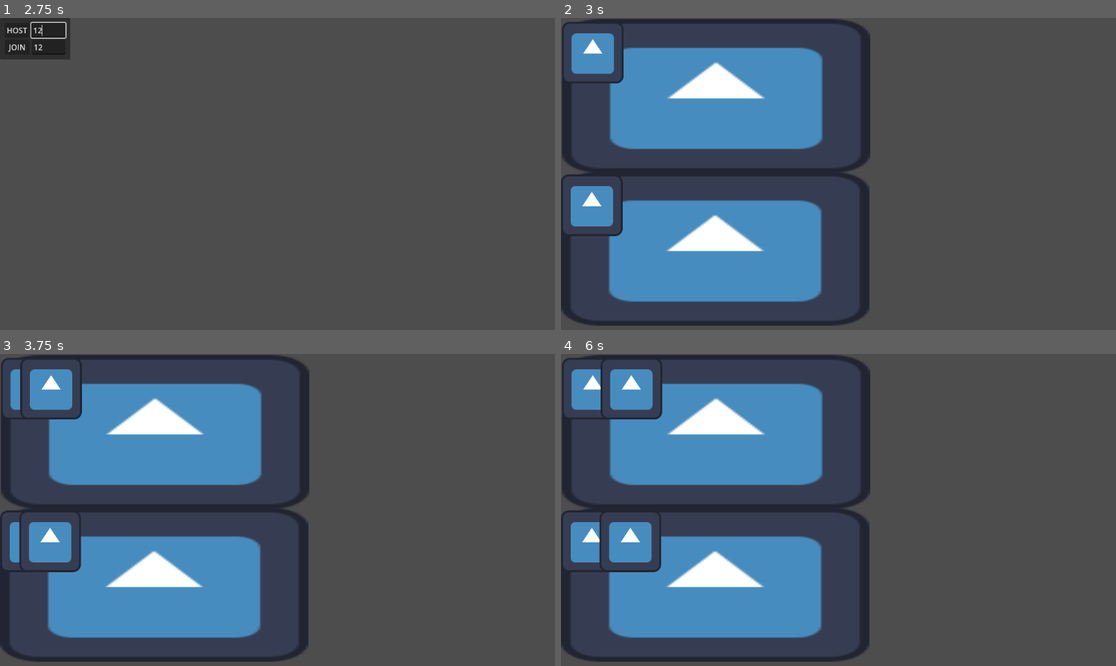
Above: before the commit, frames 1-4 (two rows, left to right).
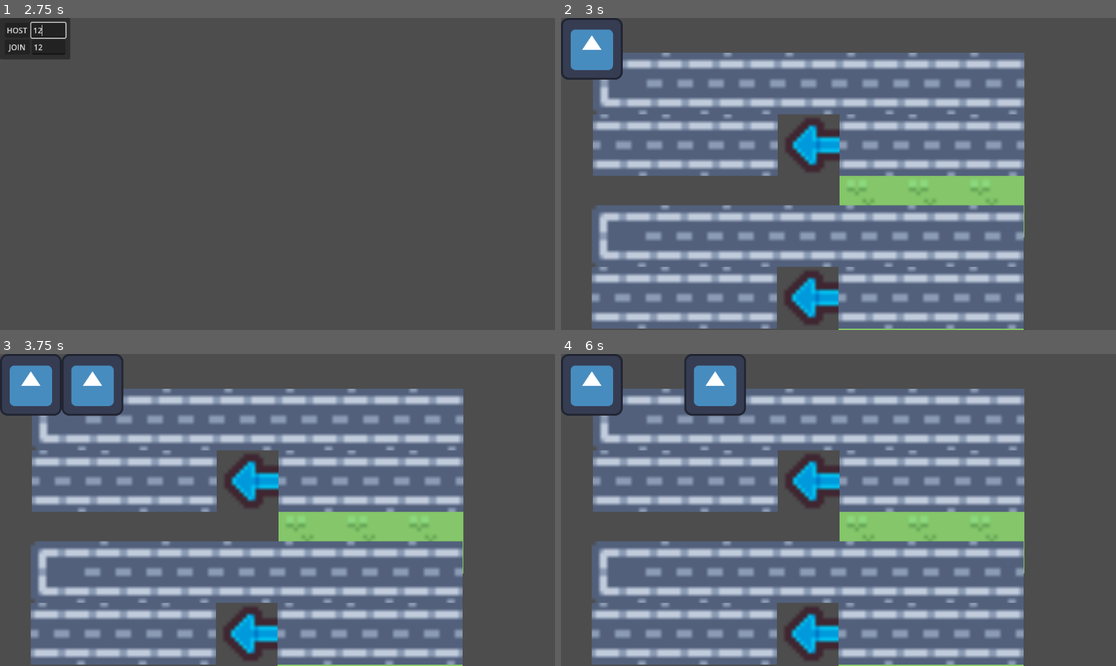
Above: after the commit, the same moments.

Repository: BYU-GameDevClub/ThreeSquareSquires
Game: Godot game, scene res://main.tscn
The game is run twice, just before and just after one commit, with the same random seed, the same clock (stepped at 60 frames per second) and the same inputs. The engine's default icon, where the game draws it, is replaced by a stand-in: a white triangle on a blue panel in a dark square.
Inputs (mouse positions are in pixels of both pictures, inside the frame that each line leads up to):
- Up to frame 1 (2.75 s): click (49, 46) at 0.52 s; type "12" at 0.6 s; click "HOST" at 1.25 s; click (49, 30) at 2.02 s; type "12" at 2.1 s
- Up to frame 2 (3 s): click "JOIN" at 2.75 s
- Up to frame 3 (3.75 s): tap Enter (select) at 3.5 s; hold Right (move_right) from 3.53 s (still down); tap Z (return) at 3.6 s
- Up to frame 4 (6 s): tap Space at 4.25, 5.75 s; release Right (move_right) at 4.28 s; hold Down (move_down) 4.28-5.03 s; tap Z (return) at 4.35, 5.3, 5.85 s; tap Enter (select) at 5, 5.1 s; hold Right (move_right) 5.03-5.78 s; hold Up (move_up) from 5.78 s (still down)

Frame 1 is identical in both runs. In frame 2, 68% of the frame differs, in the area x 0-84%, y 0-100%; in frame 3, 69%; in frame 4, 69%.

Commit message:
TestBoard
Added a test tileset and set up the player on the board so it looks nice.

Diff:
--- a/Board/Board.gd
+++ b/Board/Board.gd
@@ -24,10 +24,13 @@
 #Variables related to the board and size
 @export var boardHeight = 7
 @export var boardWidth = 20
-var tileSize = 50
+var tileSize
 var board = create2dArray(boardHeight,boardWidth)
 
 func _ready():
+	tileSize = $Tiles.tile_set.tile_size.x*$Tiles.scale.x
+	print(tileSize)
+	$Player.rready()
 	board[1][1]=wall
 
 func RegisterPlayer():
@@ -37,3 +40,9 @@
 #For updating different location during the game loop
 func updateLocation(type,Coord):
 	board[Coord.x][Coord.y]=type
+
+func BtoW(board):
+	var new = Vector2()
+	new.x = board.x*tileSize+tileSize/2
+	new.y = board.y*tileSize+tileSize/2
+	return new
--- a/Board/MainBoard.tscn
+++ b/Board/MainBoard.tscn
@@ -1,21 +1,424 @@
-[gd_scene load_steps=5 format=3 uid="uid://b3u8iltl6d8uy"]
+[gd_scene load_steps=8 format=3 uid="uid://b3u8iltl6d8uy"]
 
 [ext_resource type="Script" path="res://Board/Board.gd" id="1_fiv6t"]
-[ext_resource type="Texture2D" uid="uid://d0bpb0o04wvj0" path="res://icon.svg" id="2_jc4em"]
+[ext_resource type="Texture2D" uid="uid://bsjm8cuivmkyv" path="res://Board/tilemap.png" id="2_6bmx6"]
 [ext_resource type="PackedScene" uid="uid://dp2eqonwbpe3s" path="res://Player/Player.tscn" id="2_taw3m"]
+[ext_resource type="Texture2D" uid="uid://c2qltf8jpojkn" path="res://Board/tilemap_packed.png" id="3_cidkm"]
+
+[sub_resource type="TileSetAtlasSource" id="TileSetAtlasSource_8nj4a"]
+texture = ExtResource("2_6bmx6")
+separation = Vector2i(1, 1)
+0:0/0 = 0
+1:0/0 = 0
+2:0/0 = 0
+3:0/0 = 0
+0:1/0 = 0
+1:1/0 = 0
+2:1/0 = 0
+3:1/0 = 0
+5:2/0 = 0
+5:3/0 = 0
+7:4/0 = 0
+8:4/0 = 0
+9:5/0 = 0
+10:5/0 = 0
+11:5/0 = 0
+12:6/0 = 0
+13:7/0 = 0
+14:7/0 = 0
+15:8/0 = 0
+16:8/0 = 0
+17:8/0 = 0
+17:9/0 = 0
+17:10/0 = 0
+4:0/0 = 0
+5:0/0 = 0
+6:0/0 = 0
+7:0/0 = 0
+8:0/0 = 0
+9:0/0 = 0
+10:0/0 = 0
+11:0/0 = 0
+12:0/0 = 0
+13:0/0 = 0
+14:0/0 = 0
+15:0/0 = 0
+16:0/0 = 0
+17:0/0 = 0
+4:1/0 = 0
+5:1/0 = 0
+6:1/0 = 0
+7:1/0 = 0
+8:1/0 = 0
+9:1/0 = 0
+10:1/0 = 0
+11:1/0 = 0
+12:1/0 = 0
+13:1/0 = 0
+14:1/0 = 0
+15:1/0 = 0
+16:1/0 = 0
+17:1/0 = 0
+0:2/0 = 0
+1:2/0 = 0
+2:2/0 = 0
+3:2/0 = 0
+4:2/0 = 0
+6:2/0 = 0
+7:2/0 = 0
+8:2/0 = 0
+9:2/0 = 0
+10:2/0 = 0
+11:2/0 = 0
+12:2/0 = 0
+13:2/0 = 0
+14:2/0 = 0
+15:2/0 = 0
+16:2/0 = 0
+17:2/0 = 0
+0:3/0 = 0
+1:3/0 = 0
+2:3/0 = 0
+3:3/0 = 0
+4:3/0 = 0
+6:3/0 = 0
+7:3/0 = 0
+8:3/0 = 0
+9:3/0 = 0
+10:3/0 = 0
+11:3/0 = 0
+12:3/0 = 0
+13:3/0 = 0
+14:3/0 = 0
+15:3/0 = 0
+16:3/0 = 0
+17:3/0 = 0
+0:4/0 = 0
+1:4/0 = 0
+2:4/0 = 0
+3:4/0 = 0
+4:4/0 = 0
+5:4/0 = 0
+6:4/0 = 0
+9:4/0 = 0
+10:4/0 = 0
+11:4/0 = 0
+12:4/0 = 0
+13:4/0 = 0
+14:4/0 = 0
+15:4/0 = 0
+16:4/0 = 0
+17:4/0 = 0
+0:5/0 = 0
+1:5/0 = 0
+2:5/0 = 0
+3:5/0 = 0
+4:5/0 = 0
+5:5/0 = 0
+6:5/0 = 0
+7:5/0 = 0
+8:5/0 = 0
+12:5/0 = 0
+13:5/0 = 0
+14:5/0 = 0
+15:5/0 = 0
+16:5/0 = 0
+17:5/0 = 0
+0:6/0 = 0
+1:6/0 = 0
+2:6/0 = 0
+3:6/0 = 0
+4:6/0 = 0
+5:6/0 = 0
+6:6/0 = 0
+7:6/0 = 0
+8:6/0 = 0
+9:6/0 = 0
+10:6/0 = 0
+11:6/0 = 0
+13:6/0 = 0
+14:6/0 = 0
+15:6/0 = 0
+16:6/0 = 0
+17:6/0 = 0
+0:7/0 = 0
+1:7/0 = 0
+2:7/0 = 0
+3:7/0 = 0
+4:7/0 = 0
+5:7/0 = 0
+6:7/0 = 0
+7:7/0 = 0
+8:7/0 = 0
+9:7/0 = 0
+10:7/0 = 0
+11:7/0 = 0
+12:7/0 = 0
+15:7/0 = 0
+16:7/0 = 0
+17:7/0 = 0
+0:8/0 = 0
+1:8/0 = 0
+2:8/0 = 0
+3:8/0 = 0
+4:8/0 = 0
+5:8/0 = 0
+6:8/0 = 0
+7:8/0 = 0
+8:8/0 = 0
+9:8/0 = 0
+10:8/0 = 0
+11:8/0 = 0
+12:8/0 = 0
+13:8/0 = 0
+14:8/0 = 0
+0:9/0 = 0
+1:9/0 = 0
+2:9/0 = 0
+3:9/0 = 0
+4:9/0 = 0
+5:9/0 = 0
+6:9/0 = 0
+7:9/0 = 0
+8:9/0 = 0
+9:9/0 = 0
+10:9/0 = 0
+11:9/0 = 0
+12:9/0 = 0
+13:9/0 = 0
+14:9/0 = 0
+15:9/0 = 0
+16:9/0 = 0
+0:10/0 = 0
+1:10/0 = 0
+2:10/0 = 0
+3:10/0 = 0
+4:10/0 = 0
+5:10/0 = 0
+6:10/0 = 0
+7:10/0 = 0
+8:10/0 = 0
+9:10/0 = 0
+10:10/0 = 0
+11:10/0 = 0
+12:10/0 = 0
+13:10/0 = 0
+14:10/0 = 0
+15:10/0 = 0
+16:10/0 = 0
+
+[sub_resource type="TileSetAtlasSource" id="TileSetAtlasSource_oj746"]
+texture = ExtResource("3_cidkm")
+0:0/0 = 0
+1:0/0 = 0
+2:0/0 = 0
+3:0/0 = 0
+4:0/0 = 0
+5:0/0 = 0
+6:0/0 = 0
+7:0/0 = 0
+8:0/0 = 0
+9:0/0 = 0
+10:0/0 = 0
+11:0/0 = 0
+12:0/0 = 0
+13:0/0 = 0
+14:0/0 = 0
+15:0/0 = 0
+16:0/0 = 0
+17:0/0 = 0
+0:1/0 = 0
+1:1/0 = 0
+2:1/0 = 0
+3:1/0 = 0
+4:1/0 = 0
+5:1/0 = 0
+6:1/0 = 0
+7:1/0 = 0
+8:1/0 = 0
+9:1/0 = 0
+10:1/0 = 0
+11:1/0 = 0
+12:1/0 = 0
+13:1/0 = 0
+14:1/0 = 0
+15:1/0 = 0
+16:1/0 = 0
+17:1/0 = 0
+0:2/0 = 0
+1:2/0 = 0
+2:2/0 = 0
+3:2/0 = 0
+4:2/0 = 0
+5:2/0 = 0
+6:2/0 = 0
+7:2/0 = 0
+8:2/0 = 0
+9:2/0 = 0
+10:2/0 = 0
+11:2/0 = 0
+12:2/0 = 0
+13:2/0 = 0
+14:2/0 = 0
+15:2/0 = 0
+16:2/0 = 0
+17:2/0 = 0
+0:3/0 = 0
+1:3/0 = 0
+2:3/0 = 0
+3:3/0 = 0
+4:3/0 = 0
+5:3/0 = 0
+6:3/0 = 0
+7:3/0 = 0
+8:3/0 = 0
+9:3/0 = 0
+10:3/0 = 0
+11:3/0 = 0
+12:3/0 = 0
+13:3/0 = 0
+14:3/0 = 0
+15:3/0 = 0
+16:3/0 = 0
+17:3/0 = 0
+0:4/0 = 0
+1:4/0 = 0
+2:4/0 = 0
+3:4/0 = 0
+4:4/0 = 0
+5:4/0 = 0
+6:4/0 = 0
+7:4/0 = 0
+8:4/0 = 0
+9:4/0 = 0
+10:4/0 = 0
+11:4/0 = 0
+12:4/0 = 0
+13:4/0 = 0
+14:4/0 = 0
+15:4/0 = 0
+16:4/0 = 0
+17:4/0 = 0
+0:5/0 = 0
+1:5/0 = 0
+2:5/0 = 0
+3:5/0 = 0
+4:5/0 = 0
+5:5/0 = 0
+6:5/0 = 0
+7:5/0 = 0
+8:5/0 = 0
+9:5/0 = 0
+10:5/0 = 0
+11:5/0 = 0
+12:5/0 = 0
+13:5/0 = 0
+14:5/0 = 0
+15:5/0 = 0
+16:5/0 = 0
+17:5/0 = 0
+0:6/0 = 0
+1:6/0 = 0
+2:6/0 = 0
+3:6/0 = 0
+4:6/0 = 0
+5:6/0 = 0
+6:6/0 = 0
+7:6/0 = 0
+8:6/0 = 0
+9:6/0 = 0
+10:6/0 = 0
+11:6/0 = 0
+12:6/0 = 0
+13:6/0 = 0
+14:6/0 = 0
+15:6/0 = 0
+16:6/0 = 0
+17:6/0 = 0
+0:7/0 = 0
+1:7/0 = 0
+2:7/0 = 0
+3:7/0 = 0
+4:7/0 = 0
+5:7/0 = 0
+6:7/0 = 0
+7:7/0 = 0
+8:7/0 = 0
+9:7/0 = 0
+10:7/0 = 0
+11:7/0 = 0
+12:7/0 = 0
+13:7/0 = 0
+14:7/0 = 0
+15:7/0 = 0
+16:7/0 = 0
+17:7/0 = 0
+0:8/0 = 0
+1:8/0 = 0
+2:8/0 = 0
+3:8/0 = 0
+4:8/0 = 0
+5:8/0 = 0
+6:8/0 = 0
+7:8/0 = 0
+8:8/0 = 0
+9:8/0 = 0
+10:8/0 = 0
+11:8/0 = 0
+12:8/0 = 0
+13:8/0 = 0
+14:8/0 = 0
+15:8/0 = 0
+16:8/0 = 0
+17:8/0 = 0
+0:9/0 = 0
+1:9/0 = 0
+2:9/0 = 0
+3:9/0 = 0
+4:9/0 = 0
+5:9/0 = 0
+6:9/0 = 0
+7:9/0 = 0
+8:9/0 = 0
+9:9/0 = 0
+10:9/0 = 0
+11:9/0 = 0
+12:9/0 = 0
+13:9/0 = 0
+14:9/0 = 0
+15:9/0 = 0
+16:9/0 = 0
+17:9/0 = 0
+0:10/0 = 0
+1:10/0 = 0
+2:10/0 = 0
+3:10/0 = 0
+4:10/0 = 0
+5:10/0 = 0
+6:10/0 = 0
+7:10/0 = 0
+8:10/0 = 0
+9:10/0 = 0
+10:10/0 = 0
+11:10/0 = 0
+12:10/0 = 0
+13:10/0 = 0
+14:10/0 = 0
+15:10/0 = 0
+16:10/0 = 0
+17:10/0 = 0
 
 [sub_resource type="TileSet" id="TileSet_ml5li"]
+sources/2 = SubResource("TileSetAtlasSource_8nj4a")
+sources/3 = SubResource("TileSetAtlasSource_oj746")
 
 [node name="Board" type="Node2D"]
 script = ExtResource("1_fiv6t")
 
-[node name="Sprite2D" type="Sprite2D" parent="."]
-position = Vector2(256, 90)
-scale = Vector2(5, 2.5)
-texture = ExtResource("2_jc4em")
-
 [node name="Tiles" type="TileMap" parent="."]
+scale = Vector2(8, 8)
 tile_set = SubResource("TileSet_ml5li")
 format = 2
+layer_0/tile_data = PackedInt32Array(0, 65538, 6, 1, 131074, 6, 2, 131074, 6, 3, 131074, 6, 4, 131074, 6, 5, 131074, 6, 6, 131074, 6, 65536, 131074, 6, 65537, 131074, 6, 65538, 131074, 6, 65539, 327682, 2, 65540, 131074, 6, 65541, 131074, 6, 65542, 131074, 6, 131076, 65539, 0, 131077, 65539, 0, 131078, 65539, 0)
 
 [node name="Player" parent="." instance=ExtResource("2_taw3m")]
--- a/Player/Player.gd
+++ b/Player/Player.gd
@@ -18,12 +18,12 @@
 var stage = 0
 
 #Change to board length for proper spacing
-func _ready():
-	if get_parent().name =="Board":
-		if get_parent().tileSize != null:
-			print('hi')
-			tileSize =  get_parent().tileSize
-			boardRef = get_parent()
+func rready():
+	boardRef = get_parent()
+	if get_parent().tileSize != null:
+		tileSize = get_parent().tileSize
+		global_position=(boardRef.BtoW(Vector2(0,0)))
+		print(tileSize)
 
 	turnFlow()
 
Binary file added: Board/tilemap.png
Not shown, added: Board/tilemap.png.import
Binary file added: Board/tilemap_packed.png
Not shown, added: Board/tilemap_packed.png.import
